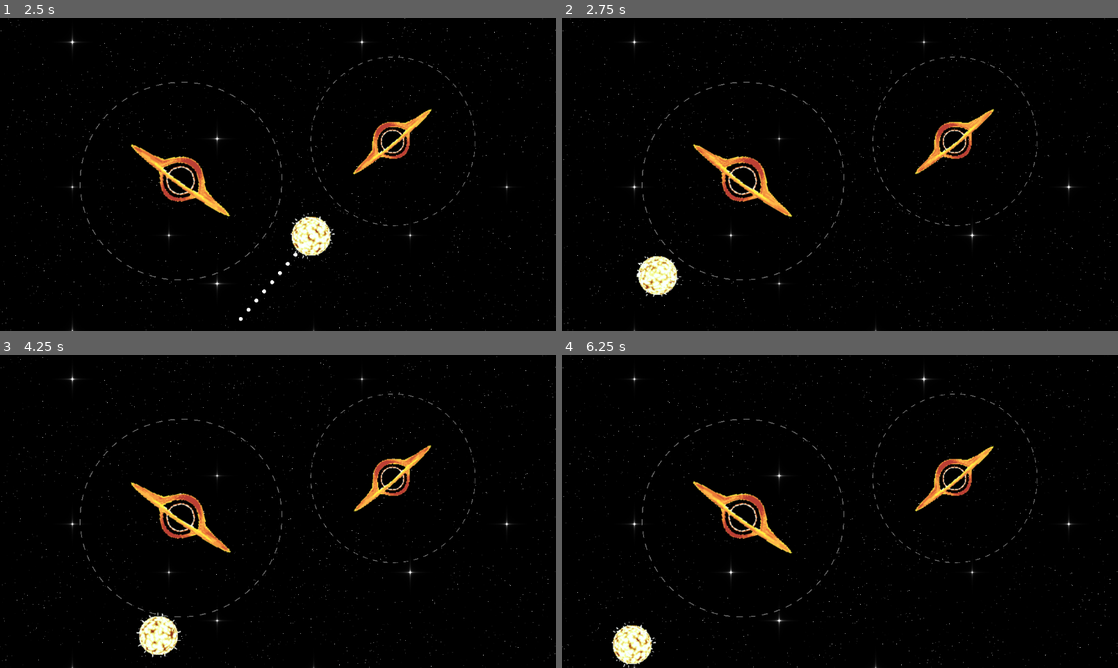
Above: before the commit, frames 1-4 (two rows, left to right).
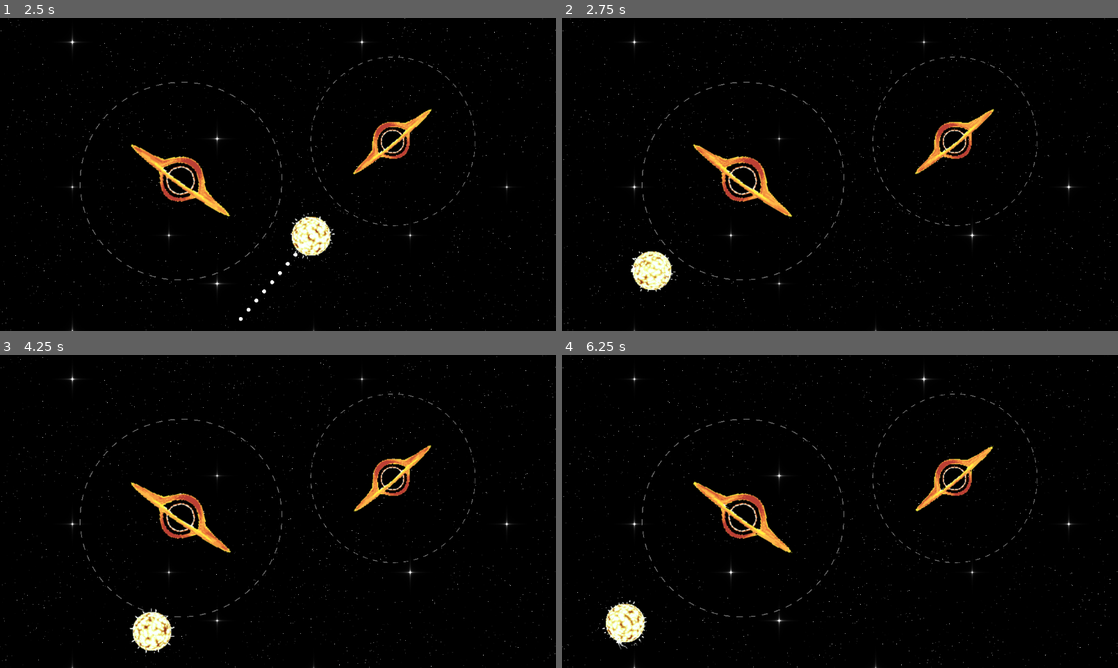
Above: after the commit, the same moments.

Repository: korperka/SuperSpaceCatScatter
Game: Godot game, scene res://scenes/menu.tscn
Two runs of this game, one before a commit and one after it. Both use one fixed random seed, a clock stepped at 60 frames per second and the inputs below.
Inputs (mouse positions are in pixels of both pictures, inside the frame that each line leads up to):
- Up to frame 1 (2.5 s): click (461, 174) at 0.5 s; move the mouse to (400, 158) at 1.27 s; click (400, 158) at 1.42 s; drag from (166, 190) to (394, 140) at 2.02 s
- Up to frame 2 (2.75 s): no input
- Up to frame 3 (4.25 s): move the mouse to (333, 442) at 2.77 s; click (333, 442) at 2.92 s; drag from (250, 574) to (394, 477) at 3.52 s
- Up to frame 4 (6.25 s): move the mouse to (1006, 558) at 4.27 s; click (1006, 558) at 4.42 s; drag from (673, 464) to (756, 433) at 5.02 s; move the mouse to (867, 511) at 5.77 s; click (867, 511) at 5.92 s

Frame 1 is identical in both runs. In frame 2, 0.8% of the frame differs, in the area x 12-22%, y 74-90%; in frame 3, 0.8%; in frame 4, 1.7%, in the area x 7-78%, y 29-100%.

Commit message:
kegla, level, grvity

Diff:
--- /dev/null
+++ b/Kegla.tscn
@@ -0,0 +1,35 @@
+[gd_scene load_steps=4 format=3 uid="uid://c375ampt5jr16"]
+
+[ext_resource type="Texture2D" uid="uid://ytpqvv3x5hui" path="res://icon.svg" id="1_qi3ii"]
+
+[sub_resource type="GDScript" id="GDScript_v5sui"]
+script/source = "extends Node2D
+
+signal sbili
+var was_sbita := false
+
+
+func _on_body_entered(body: Node) -> void:
+	if was_sbita: return
+	sbili.emit()
+	was_sbita = true
+"
+
+[sub_resource type="CapsuleShape2D" id="CapsuleShape2D_cxlw1"]
+radius = 30.0
+height = 124.0
+
+[node name="Kegla" type="RigidBody2D"]
+mass = 0.5
+contact_monitor = true
+max_contacts_reported = 5
+script = SubResource("GDScript_v5sui")
+
+[node name="CollisionShape2D" type="CollisionShape2D" parent="."]
+shape = SubResource("CapsuleShape2D_cxlw1")
+
+[node name="Sprite2D" type="Sprite2D" parent="."]
+scale = Vector2(0.453125, 0.6875)
+texture = ExtResource("1_qi3ii")
+
+[connection signal="body_entered" from="." to="." method="_on_body_entered"]
--- a/blackhole.gd
+++ b/blackhole.gd
@@ -1,7 +1,7 @@
 extends Area2D
 
 # Константы
-const MAGNET_FORCE: float = 10
+const MAGNET_FORCE: float = 10000
 var stop_distance := 50
 
 func _ready() -> void:
--- /dev/null
+++ b/levels/level_base.gd
@@ -0,0 +1,19 @@
+extends Node2D
+
+var keglas_count := 0
+@export var next_level :PackedScene
+
+func _ready() -> void:
+
+	for c in $keglas.get_children():
+		keglas_count += 1
+		c.connect("sbili", kegla_sbita)
+
+
+func kegla_sbita() -> void:
+	keglas_count -= 1
+	if keglas_count > 0: return
+
+	get_tree().change_scene_to_packed(next_level)
+
+	print("УРАА")
--- /dev/null
+++ b/levels/level_base.tscn
@@ -0,0 +1,28 @@
+[gd_scene load_steps=6 format=3 uid="uid://b3bpcupnexo8b"]
+
+[ext_resource type="Script" path="res://levels/level_base.gd" id="1_8egig"]
+[ext_resource type="Shader" path="res://skybox.gdshader" id="2_p18vp"]
+[ext_resource type="PackedScene" uid="uid://4mb54fpv4ifu" path="res://ball.tscn" id="3_gmmv1"]
+[ext_resource type="PackedScene" uid="uid://c375ampt5jr16" path="res://Kegla.tscn" id="4_xal1n"]
+
+[sub_resource type="ShaderMaterial" id="ShaderMaterial_3k12w"]
+shader = ExtResource("2_p18vp")
+shader_parameter/bg_color = Vector4(0, 0, 0, 0)
+
+[node name="Level" type="Node2D"]
+script = ExtResource("1_8egig")
+
+[node name="bg" type="ColorRect" parent="."]
+material = SubResource("ShaderMaterial_3k12w")
+offset_right = 1160.0
+offset_bottom = 673.0
+
+[node name="planeta" parent="." instance=ExtResource("3_gmmv1")]
+position = Vector2(388, 404)
+
+[node name="keglas" type="Node2D" parent="."]
+
+[node name="Kegla" parent="keglas" instance=ExtResource("4_xal1n")]
+position = Vector2(196, 209)
+
+[node name="holes" type="Node2D" parent="."]
